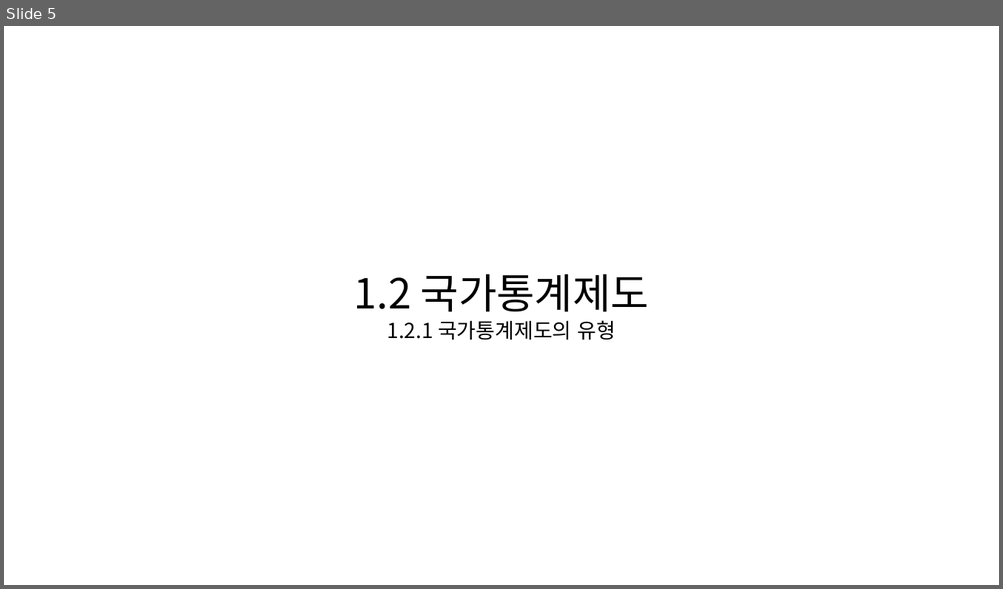
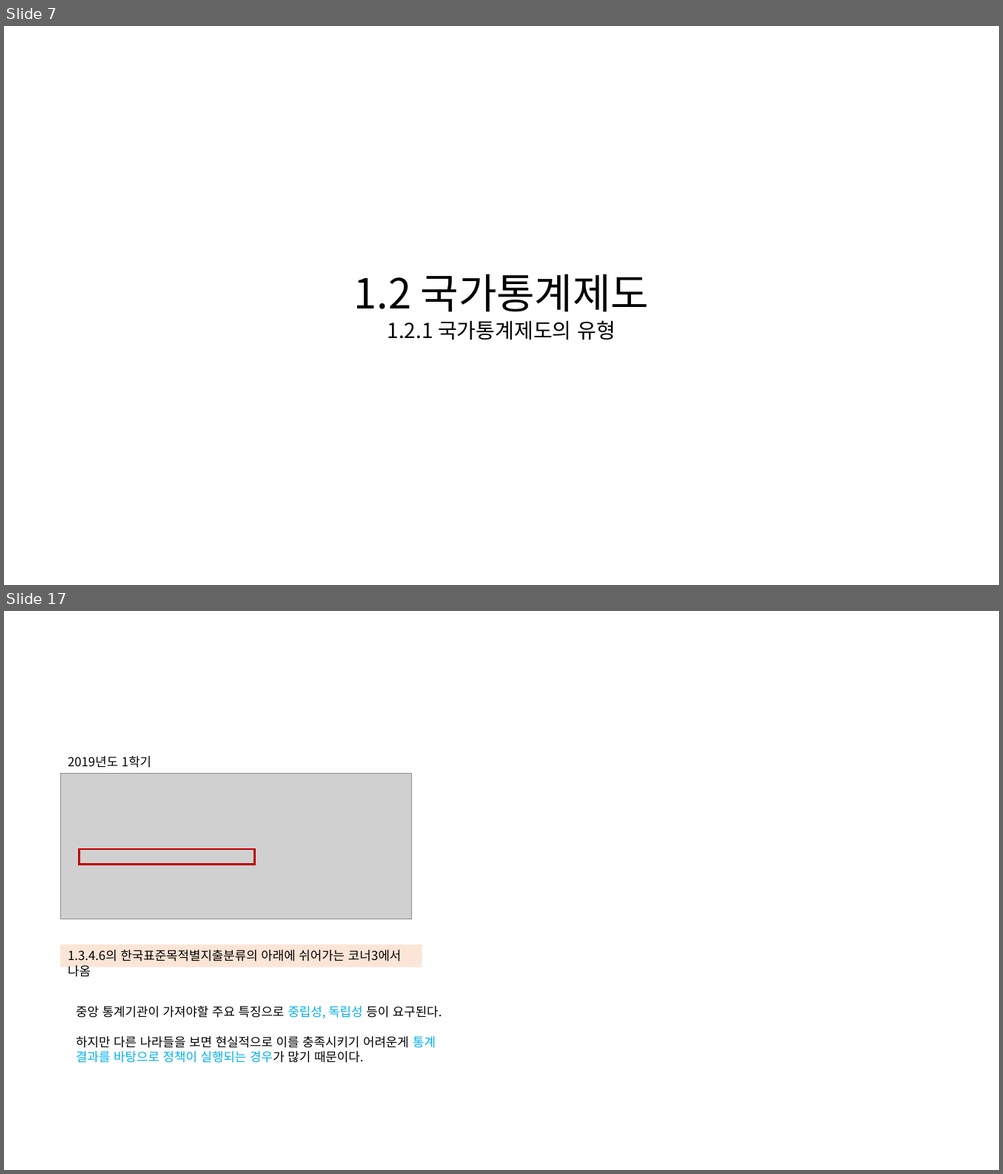
Before and after one commit to KNOU-STUDY/KNOU-UNDERSTANDING-NATIONAL-STATISTICS, a slide deck: previous_question/1장-국가통계제도.pptx. Shown one above the other, each under a label of ours: slide 5 before the commit, slides 7 and 17 after it; the slides between them are not shown. The pictures are 1003x589 and 1003x1174 pixels, drawn with LibreOffice and Linux fonts; fonts in the diff are those of the drawing; grey boxes stand for pictures. Boxes give left, top, right and bottom in pixels: in the first picture for what was removed or moved away, otherwise in the second. Text is boxed around its words. In the diff, an @@ line names an element or a change of style, - is before the commit and + after.

```diff
--- a/previous_question/1장-국가통계제도.pptx
+++ b/previous_question/1장-국가통계제도.pptx
@@ slide 17 added at [4, 611, 999, 1170], background #FFFFFF @@
@@ text added at [68, 756, 151, 768], 12 pt, text #000000 @@
+2019년도 1학기
@@ picture added at [61, 774, 412, 919] @@
@@ rectangle added at [79, 849, 255, 865], outline #C00000 2 pt @@
@@ rectangle added at [61, 945, 423, 968], fill #FBE5D6, 12 pt, text #000000 @@
+1.3.4.6의 한국표준목적별지출분류의 아래에 쉬어가는 코너3에서 나옴
@@ text added at [76, 1006, 442, 1063], 12 pt, text #000000 @@
+중앙 통계기관이 가져야할 주요 특징으로 중립성, 독립성 등이 요구된다.
+하지만 다른 나라들을 보면 현실적으로 이를 충족시키기 어려운게 통계 결과를 바탕으로 정책이 실행되는 경우가 많기 때문이다.
@@ what was slide 5 is now slide 7 @@
```
Also in this commit, not shown: 1 slide changed, 10 other slides added.
